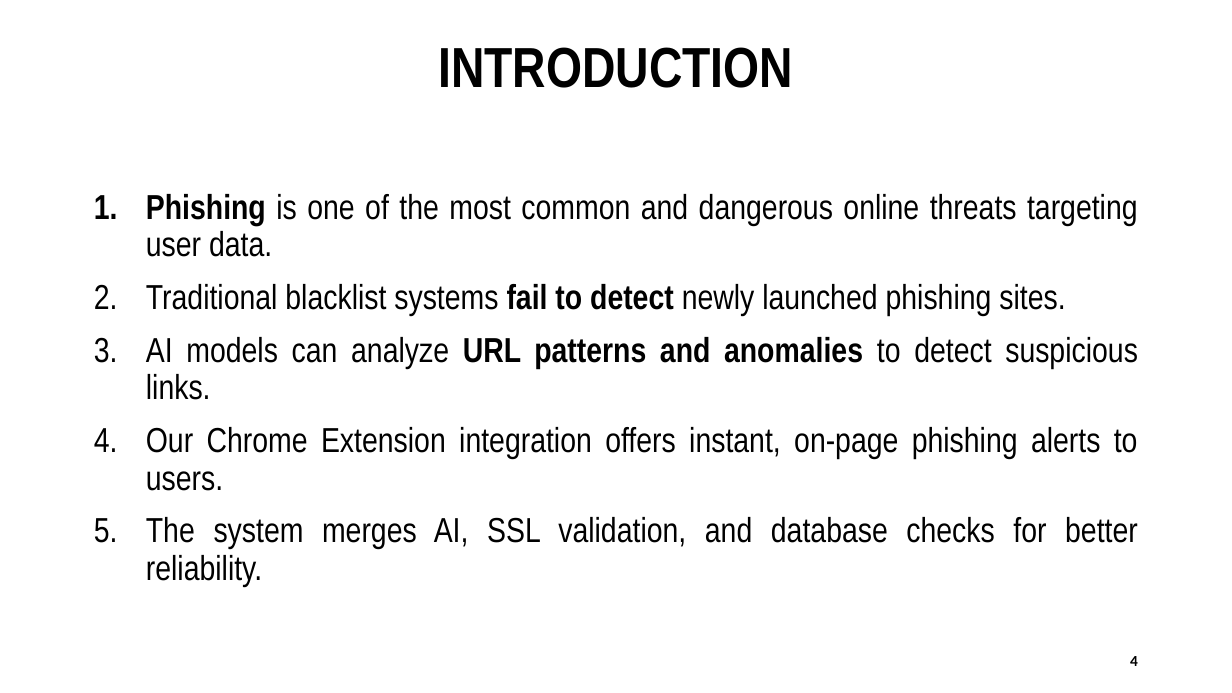
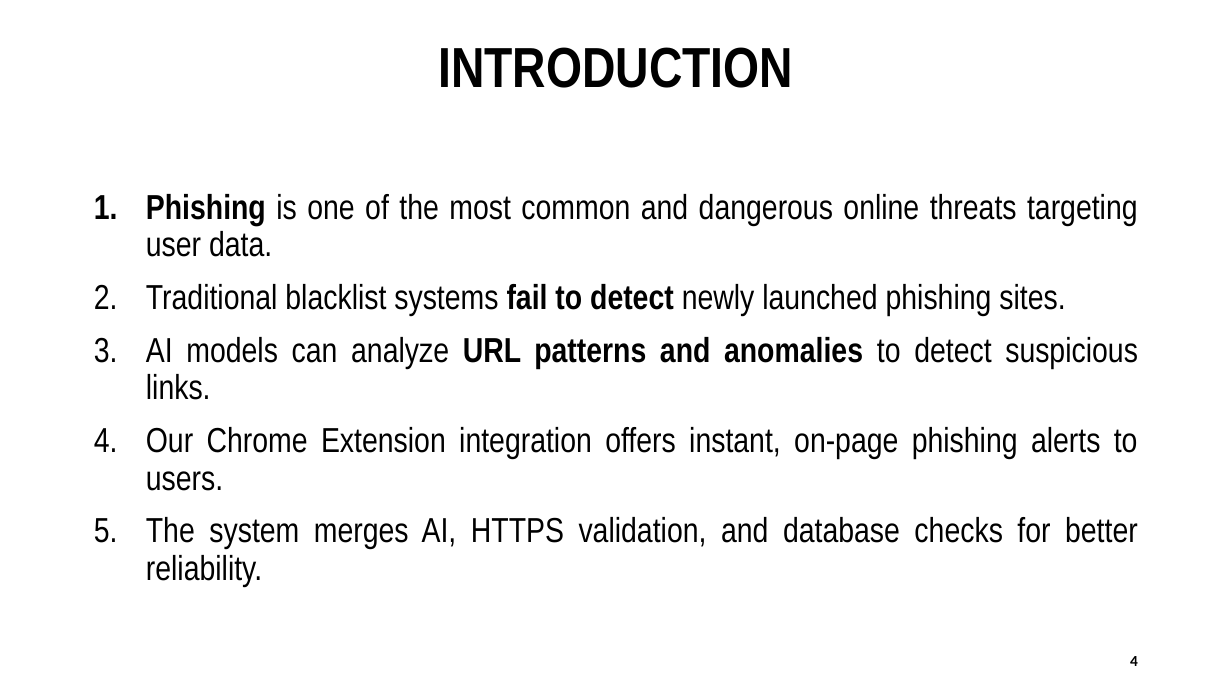
Before and after one commit to aravinth-krishna/phishing-checker, a slide deck: slide 4 of docs/DP PPT.pptx. Drawn at 1232x693 pixels with LibreOffice and Linux fonts; fonts in the diff are those of the drawing. Boxes give left, top, right and bottom in pixels: in the first picture for what was removed or moved away, otherwise in the second. Text is boxed around its words. In the diff, an @@ line names an element or a change of style, - is before the commit and + after.

```diff
--- a/docs/DP PPT.pptx
+++ b/docs/DP PPT.pptx
@@ text at bbox=[146, 517, 1138, 586]: text changed @@
-5. The system merges AI, SSL validation, and database checks for better reliability.
+5. The system merges AI, HTTPS validation, and database checks for better reliability.
```
Also in this commit, not shown: 10 other slides changed.
